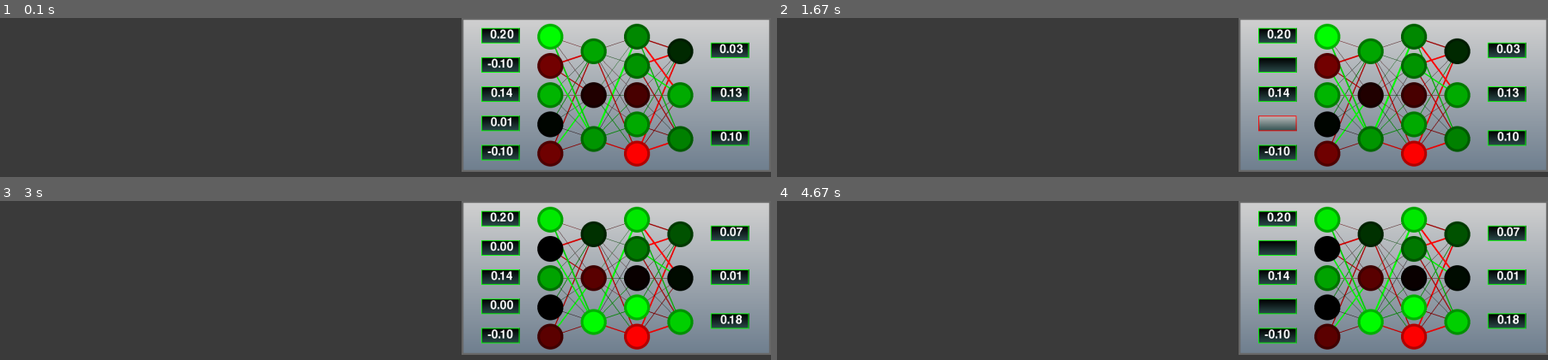
Above: before the commit, frames 1-4 (two rows, left to right).
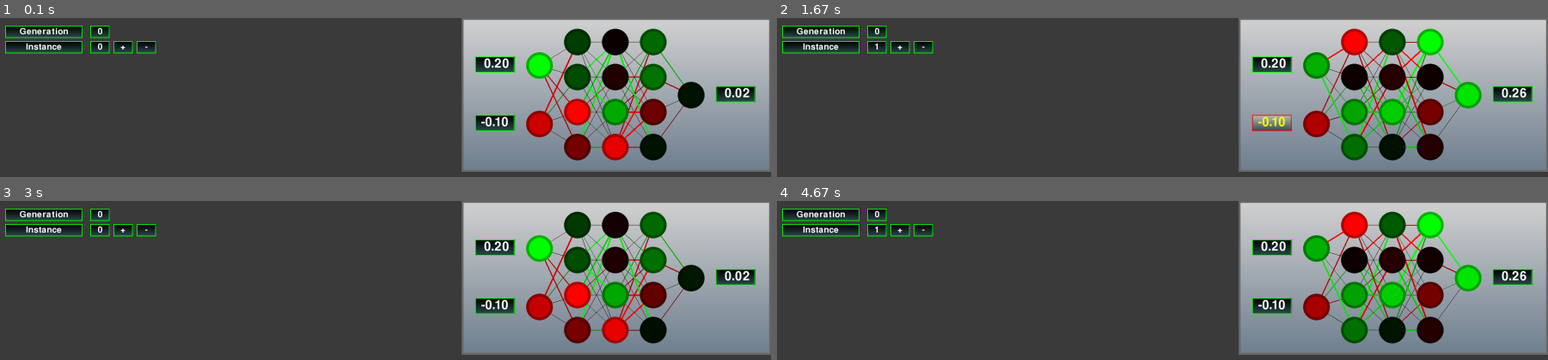
Above: after the commit, the same moments.

Repository: jakub530/PyGame-Neural-Net
Game: pygame game, started from node_vis.py
Two runs of this game, one before a commit and one after it. Both use one fixed random seed, a clock stepped at 60 frames per second and the inputs below.
Inputs (mouse positions are in pixels of both pictures, inside the frame that each line leads up to):
- Up to frame 1 (0.1 s): no input
- Up to frame 2 (1.67 s): click (900, 46) at 0.38 s, where only the run after the commit has a clickable "+"; press the mouse at (1270, 64) at 0.7 s; move the mouse to (1123, 99) at 0.8 s; release the mouse at (977, 134) at 0.93 s; press the mouse at (1270, 64) at 1.03 s; move the mouse to (1139, 105) at 1.13 s; release the mouse at (1000, 148) at 1.27 s; press the mouse at (1270, 122) at 1.37 s; move the mouse to (outside the picture) at 1.47 s; release the mouse at (outside the picture) at 1.6 s
- Up to frame 3 (3 s): press the mouse at (493, 305) at 1.7 s; move the mouse to (292, 344) at 1.8 s; release the mouse at (outside the picture) at 1.93 s; press the mouse at (493, 247) at 2.03 s; move the mouse to (outside the picture) at 2.13 s; release the mouse at (outside the picture) at 2.27 s; tap Enter at 2.33 s; press the mouse at (146, 229) at 2.7 s; move the mouse to (300, 283) at 2.8 s; release the mouse at (454, 337) at 2.93 s
- Up to frame 4 (4.67 s): press the mouse at (1270, 247) at 3.03 s; move the mouse to (1100, 321) at 3.13 s; release the mouse at (outside the picture) at 3.27 s; press the mouse at (923, 229) at 3.37 s; move the mouse to (1085, 328) at 3.47 s; release the mouse at (outside the picture) at 3.6 s; press the mouse at (1270, 305) at 3.7 s; move the mouse to (outside the picture) at 3.8 s; release the mouse at (outside the picture) at 3.93 s; press the mouse at (1270, 247) at 4.03 s; move the mouse to (1255, 317) at 4.13 s; release the mouse at (outside the picture) at 4.27 s; press the mouse at (900, 229) at 4.37 s; move the mouse to (908, 307) at 4.47 s; release the mouse at (outside the picture) at 4.6 s

The runs differ from the first frame. In frame 1, 20% of the frame differs, in the area x 0-98%, y 3-94%; in frame 2, 20%; in frame 3, 20%; in frame 4, 20%.

Commit message:
Creating first game

Diff:
--- /dev/null
+++ b/auto_maze.py
@@ -0,0 +1,22 @@
+import numpy as np
+
+class player:
+    def __init__(self):
+        self.start_pos = np.array([50,900])
+        self.start_speed =  np.array([2,0])
+        self.start_acc =  np.array([0,-0.1])
+
+        self.pos = start_pos
+        self.speed = start_speed
+        self.acc = start_acc
+
+    def update(self):
+        self.pos += self.speed
+        self.speed += self.acc
+
+def generate_rects(left,top,width,height):
+    y_0 = int((top+height)/2)
+    x_0 = 150
+    d_x = 200
+    while(x_0 < 2500):
+        x_0 += d_x
--- a/nn_lib.py
+++ b/nn_lib.py
@@ -63,7 +63,7 @@
             node.modify_weights()
 
 class nn:
-    def __init__(self, h_layers, inputs, outputs, init_weights):
+    def __init__(self, h_layers, inputs, outputs, init_weights = True):
         self.init_layers(h_layers, inputs, outputs, layer)
         if init_weights:
             self.init_weights()
@@ -106,21 +106,38 @@
             weight_list.append(layer_list)
         return weight_list
 
+class nn_generation:
+    def __init__(self, h_layers, inputs, outputs, inst_count):
+        self.instances = []
+        for ind in range(inst_count):
+            self.instances.append(nn(h_layers, inputs, outputs))
+
+
+
+class nn_tmp:
+    def __init__(self, h_layers, inputs, outputs, inst_count, model_values):
+        self.generations = [nn_generation(h_layers, inputs, outputs, inst_count)]
+        self.model_values = model_values
+
+    def get_model_values(self):
+        return model_values
+
 
 if __name__ == "__main__":
     inputs = 2
     hidden_layers = [2,2]
     outputs = 1
 
-    my_nn = nn(hidden_layers, inputs, outputs)
-    my_nn.init_weights()
-    my_new_nn = copy.deepcopy(my_nn)
-    output, all_values = my_nn.calculate_output(np.array([1,3]))
-    weights = my_nn.extract_weights()
-    print(output)
-    for i in range(1000):
-        my_nn.modify_weights()
-        output, all_values = my_nn.calculate_output(np.array([1,3]))
-        print(output)
+    nn_obj = nn_tmp(hidden_layers, inputs, outputs, 20)
+    #my_nn = nn(hidden_layers, inputs, outputs)
+    #my_nn.init_weights()
+    #my_new_nn = copy.deepcopy(my_nn)
+    #output, all_values = my_nn.calculate_output(np.array([1,3]))
+    #weights = my_nn.extract_weights()
+    #print(output)
+    #for i in range(1000):
+    #    my_nn.modify_weights()
+    #    output, all_values = my_nn.calculate_output(np.array([1,3]))
+    #    print(output)
     print("Tested")
-    pass
+    #pass
--- a/node_vis.py
+++ b/node_vis.py
@@ -77,7 +77,7 @@
             node.draw_node(offset, min_val, max_val, surface, img, color_img)
 
 class nn_vis(nn_lib.nn):
-    def __init__(self, surface, h_layers, inputs, outputs, offset, text_boxes, box_dim = (600,400),gaps = (10,10), path = 'Graphics/Node_Grad_2.png'):
+    def __init__(self, surface, h_layers, inputs, outputs, offset, text_boxes, box_dim = (600,400),gaps = (30,10), path = 'Graphics/Node_Grad_2.png'):
         self.surface = surface
         self.offset = offset
         self.init_layers(h_layers, inputs, outputs, layer_vis)
@@ -273,6 +273,27 @@
     pygame.draw.rect(surface, pygame.Color("dimgray"),rect,5)
 
 
+def change_instance_up(button, global_params):
+    if(global_params["inst_number"] < len(current_gen.instances)-1):
+        global_params["inst_number"] = int(global_params["inst_number"]) + 1
+        global_params["weights"] = current_gen.instances[global_args["inst_number"]].extract_weights()
+
+def change_instance_down(button, global_params):
+    if global_params["inst_number"] > 0 :
+        global_params["inst_number"] = int(global_params["inst_number"]) - 1
+        global_params["weights"] = current_gen.instances[global_args["inst_number"]].extract_weights()
+
+def init_UI(text_boxes):
+    text_boxes.add_box((20,20),"gen_label", text = "Generation", interact = False)
+    text_boxes.add_box((240,20),"gen_index", global_arg = "gen_number", min_width = 50, interact = False)
+    text_boxes.add_box((240,60),"gen_index", global_arg = "inst_number", min_width = 50, interact = False)
+    text_boxes.add_box((20,60),"instance_label", text = "Instance", interact = False)
+
+    buttons.add_box((300, 60 ),"increase_inst", change_instance_up,   text = "+", min_width = 50, centre_text = True)
+    buttons.add_box((360, 60),"decrease_inst", change_instance_down, text = "-", min_width = 50, centre_text = True)
+
+    pass
+
 if __name__ == "__main__":
     size = (2000, 1000)
     box_dim = (800, 400)
@@ -280,29 +301,41 @@
     screen, clock  = pygame_lib.init_pygame(size)
     offset = (size[0]-box_dim[0], 0)
 
-    input_number = 5
-    hidden_layers = [3,5]
-    outputs = 3
+    global_args = {}
+    global_args["inst_number"] = 0
+    global_args["gen_number"] = 0
+
+    input_number = 2
+    hidden_layers = [4,4,4]
+    outputs = 1
     inputs = np.random.uniform(-0.2,0.2,input_number)
 
-    my_nn = nn_lib.nn(hidden_layers, input_number, outputs, True)
-
-    all_text_boxes = pygame_lib.text_boxes(default_centre_text = True)
-    my_nn_vis = nn_vis(screen, hidden_layers, input_number,outputs , offset ,all_text_boxes, box_dim)
-
-    weights = my_nn.extract_weights()
+    my_nn = nn_lib.nn_tmp(hidden_layers, input_number, outputs, 50, 0)
+    current_gen = my_nn.generations[global_args["gen_number"]]
+    #my_nn = first_gen[0]
+
+    text_boxes = pygame_lib.text_boxes(default_centre_text = True)
+    buttons = pygame_lib.buttons()
+    init_UI(text_boxes)
+
+
+    my_nn_vis = nn_vis(screen, hidden_layers, input_number,outputs , offset ,text_boxes, box_dim)
+
+    global_args["weights"] = current_gen.instances[global_args["inst_number"]].extract_weights()
 
     break_flag = False
     event_flag = False
     start_flag = True
     while 1:
         t = clock.tick(120)
+        global_args["time"] = t
         #print(t)
         for event in pygame.event.get():
             if event.type == pygame.QUIT:
                 break_flag = True
                 pygame.quit()
-            event_flag = all_text_boxes.check_events(event)
+            event_flag = text_boxes.check_events(event)
+            buttons.check_events(event, global_args)
 
         if(break_flag):
             break
@@ -310,10 +343,11 @@
         screen.fill((60,60,60 ))
         draw_others(screen,size,box_dim)
 
-        inputs = my_nn_vis.update_inputs(all_text_boxes, event_flag, inputs)
-        output, all_values = my_nn.calculate_output(inputs)
-        my_nn_vis.update_and_draw(all_text_boxes, all_values, event_flag or start_flag, weights)
-
-        all_text_boxes.display_boxes(screen)
+        inputs = my_nn_vis.update_inputs(text_boxes, event_flag, inputs)
+        output, all_values = current_gen.instances[global_args["inst_number"]].calculate_output(inputs)
+        my_nn_vis.update_and_draw(text_boxes, all_values, True, global_args["weights"])
+
+        text_boxes.display_boxes(screen, global_args)
+        buttons.display_boxes(screen, global_args)
         pygame.display.flip()
         start_flag = False
--- a/pygame_lib.py
+++ b/pygame_lib.py
@@ -66,6 +66,7 @@
         self.gap = 5
         self.border_width = 2
         self.loc = loc
+        self.global_arg = params["global_arg"]
         self.font = pg.font.Font(None, params["font_size"])
         self.colors = colors
         self.use_frame = params["use_frame"]
@@ -120,7 +121,12 @@
             free_space_y = self.height - self.txt_surface.get_height()
             self.text_loc = (self.rect.x + int(free_space_x/2), self.rect.y + int(free_space_y/2))
 
-    def display_elem(self, screen):
+    def display_elem(self, screen, global_args):
+        if self.global_arg != None:
+            if self.global_arg in global_args:
+                self.update_text(str(global_args[self.global_arg]))
+            else:
+                self.update_text("Arg \"{arg}\"not found".format(arg = self.global_arg))
         if self.use_background:
             if self.use_gradient:
                 fill_gradient(screen, self.colors.colors["background_c"][self.get_active()], self.colors.colors["gradient_c"][self.get_active()], self.rect)
@@ -130,6 +136,7 @@
         if self.use_frame:
             pg.draw.rect(screen, self.colors.colors["frame_c"][self.get_active()], self.rect, self.border_width)
         screen.blit(self.txt_surface, self.text_loc)
+
 
 class UI_elems:
     def __init__(self, **kwargs):
@@ -145,6 +152,7 @@
         self.default_text = ""
         self.default_interact = True
         self.default_centre_text = False
+        self.default_global_arg = None
 
         for elem in vars(self):
             if elem in kwargs:
@@ -170,13 +178,18 @@
         params, colors = self.parse_default_args(**kwargs)
 
         new_box = elem_type(loc, colors, params)
-        box_name = str(box_name)
+        unique_name = self.uniqify_name(box_name)
+        self.elems[unique_name] = new_box
+
+
+    def uniqify_name(self, name):
+        name = str(name)
         while(True):
-            if box_name in self.elems:
-                box_name = box_name + "_bis"
-            else:
-                self.elems[box_name] = new_box
-                return
+            if name in self.elems:
+                name = name + "_bis"
+            else:
+                return name
+
 
     def parse_default_args(self,**kwargs):
         params = {}
@@ -190,11 +203,13 @@
                     params[arg] = getattr(self, full_arg)
         return params, elem_colors
 
+    def display_boxes(self, screen, global_args = {}):
+        for input_box in self.elems.values():
+            input_box.display_elem(screen, global_args)
+
 class text_boxes(UI_elems):
     def __init__(self, **kwargs):
         super().__init__(**kwargs)
-
-
 
     def add_box(self, loc, box_name, **kwargs):
         super().add_elem(loc, box_name, UI_elem, **kwargs)
@@ -223,10 +238,6 @@
                     else:
                         input_box.update_text(input_box.text + event.unicode)
 
-    def display_boxes(self, screen):
-        for input_box in self.elems.values():
-            input_box.display_elem(screen)
-
     def get_texbox_value(self, key):
         if key in self.elems:
             return self.elems[key].text
@@ -235,26 +246,35 @@
 
 
 class button(UI_elem):
-    def __init__(self, loc, colors, params, func, button_args, button_output, **kwargs):
+    def __init__(self, loc, colors, params, func, **kwargs):
         super().__init__(loc, colors, params, **kwargs)
         self.func = func
 
 class buttons(UI_elems):
     def __init__(self, **kwargs):
         super().__init__(**kwargs)
-
-    def add_button(self, loc, func, button_args, button_output, **kwargs):
+        #self.default_func = None
+
+    def add_box(self, loc, button_name, func, **kwargs):
         params, colors = super().parse_default_args(**kwargs)
         if params["text"] == "":
             params["text"] = "button_"+str(len(self.elems))
-        new_button = elem_type(loc, colors, params)
-        button_name = str(button_name)
-        while(True):
-            if button_name in self.elems:
-                button_name = button_name + "_bis"
-            else:
-                self.elems[button_name] = new_button
-                return
+        new_button = button(loc, colors, params, func)
+        unique_name = super().uniqify_name(button_name)
+        self.elems[unique_name] = new_button
+
+    def check_events(self, event, global_args):
+        if event.type == pg.MOUSEBUTTONDOWN:
+            for button_box in self.elems.values():
+                if button_box.interact == True:
+                    if button_box.rect.collidepoint(event.pos):
+                        button_box.change_active(not button_box.active)
+                        button_box.func(button_box, global_args)
+
+        if event.type == pg.MOUSEBUTTONUP:
+            for button_box in self.elems.values():
+                if button_box.active:
+                    button_box.change_active(False)
 
 
 def init_pygame(size):
